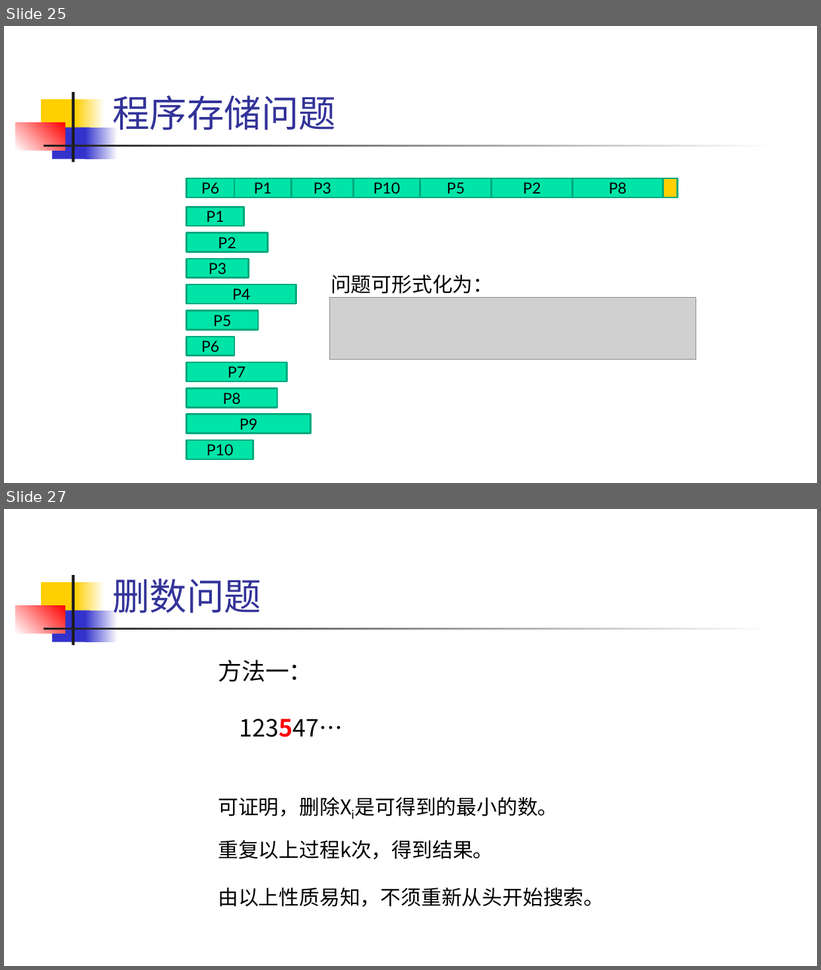
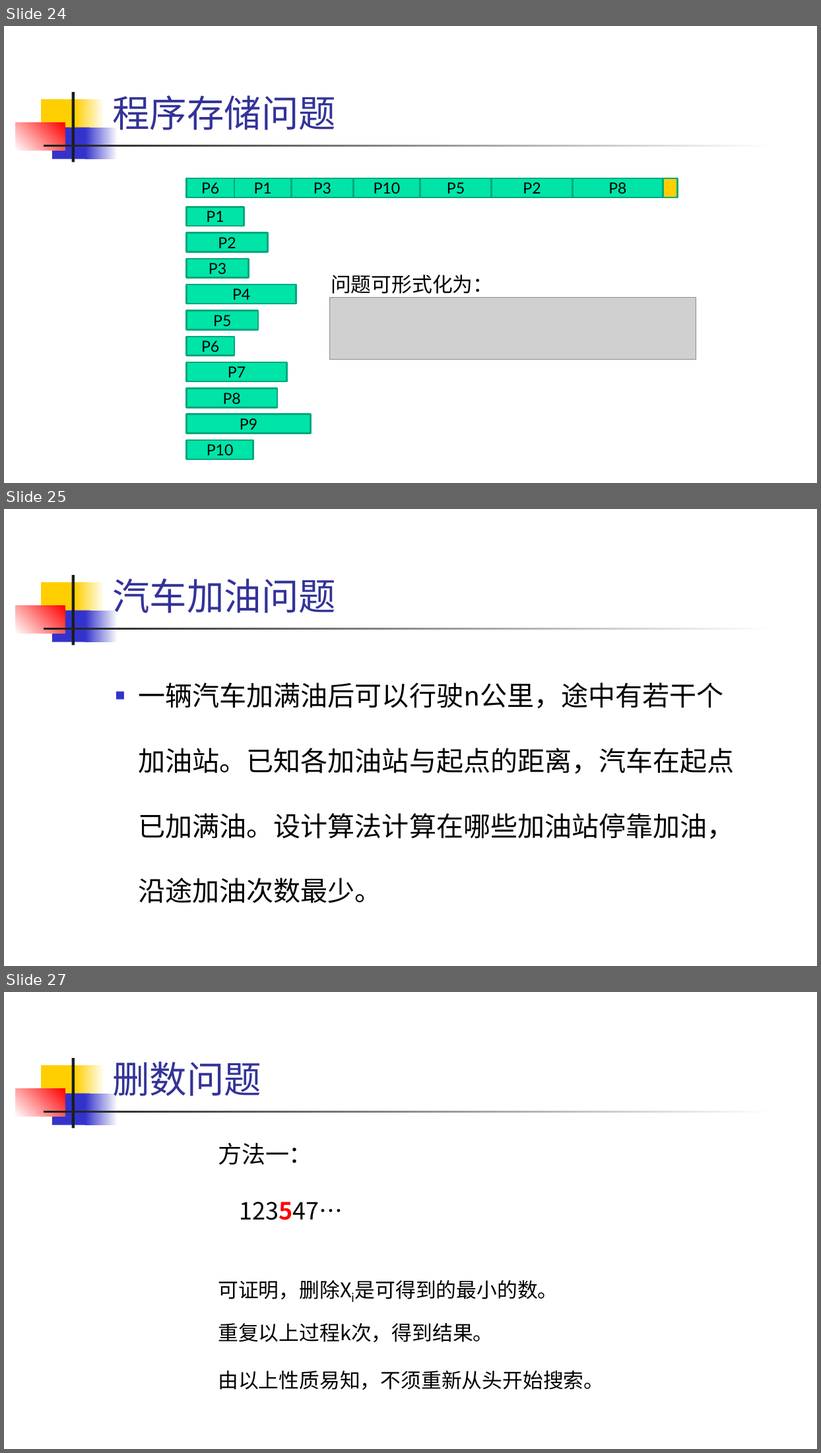
Before and after one commit to TeacherPeng/AlgorithmDesign, a slide deck: 教案/算法设计与分析.习题课.pptx. Shown one above the other, each under a label of ours: slides 25 and 27 before the commit, slides 24, 25 and 27 after it; the slides between them are not shown. The pictures are 821x970 and 821x1453 pixels, drawn with LibreOffice and Linux fonts; fonts in the diff are those of the drawing; grey boxes stand for pictures. Boxes give left, top, right and bottom in pixels: in the first picture for what was removed or moved away, otherwise in the second. Text is boxed around its words. In the diff, an @@ line names an element or a change of style, - is before the commit and + after.

```diff
--- a/教案/算法设计与分析.习题课.pptx
+++ b/教案/算法设计与分析.习题课.pptx
@@ slide 25 added at bbox=[4, 509, 817, 966], background #FFFFFF; not listed: 7 template elements that a slide beside it also shows @@
@@ title added at bbox=[112, 578, 336, 613], 44 pt, text #333399 @@
+汽车加油问题
@@ text added at bbox=[138, 683, 735, 904], 32 pt, text #000000 @@
+■ 一辆汽车加满油后可以行驶n公里，途中有若干个加油站。已知各加油站与起点的距离，汽车在起点已加满油。设计算法计算在哪些加油站停靠加油，沿途加油次数最少。
@@ what was slide 25 is now slide 24 @@
```
Also in this commit, not shown: 22 slides changed, 5 other slides added, 1 slide removed.
